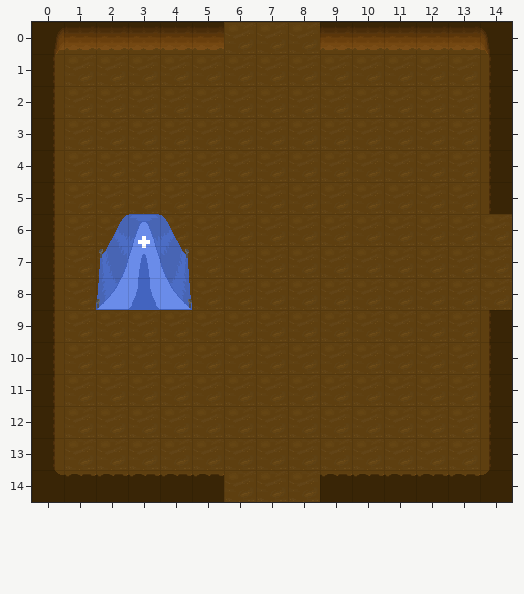
Tiled map -- ProjectCrusade/Content/Levels/Level1/RestRoom.tmx. Above: the version before the commit.
Cells are 32x32 px. Shown: x 0..14, y 0..14.
After:
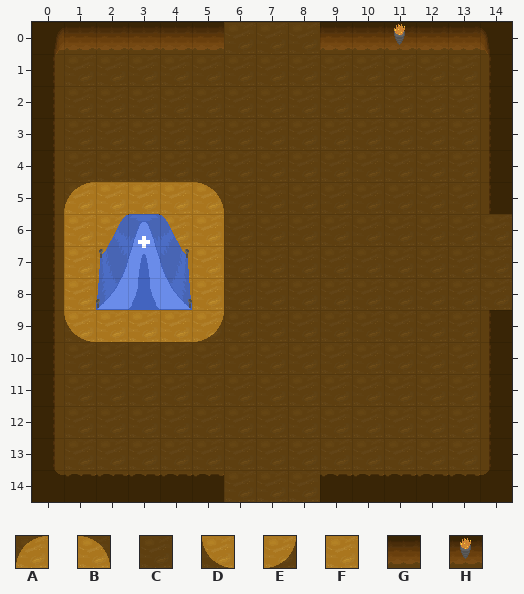
Key: from "Tiles": A 8, B 9, C 21, D 24, E 25, F 26, G 70, H 97.
_ is an empty cell.
Difference:
{"where": "layer \"Floor\""}
{"y":5,"x":1,"old":"CCCCC","new":"AFFFB"}
{"y":6,"x":1,"old":"CC","new":"FF"}
{"y":6,"x":4,"old":"CC","new":"FF"}
{"y":7,"x":1,"old":"CC","new":"FF"}
{"y":7,"x":4,"old":"CC","new":"FF"}
{"y":8,"x":1,"old":"CC","new":"FF"}
{"y":8,"x":4,"old":"CC","new":"FF"}
{"y":9,"x":1,"old":"CCCCC","new":"DFFFE"}
{"where": "layer \"Walls\""}
{"y":0,"x":11,"old":"G","new":"H"}
{"label":"changed","picture_box":[394,24,405,45]}
{"label":"changed","picture_box":[64,182,224,342]}
